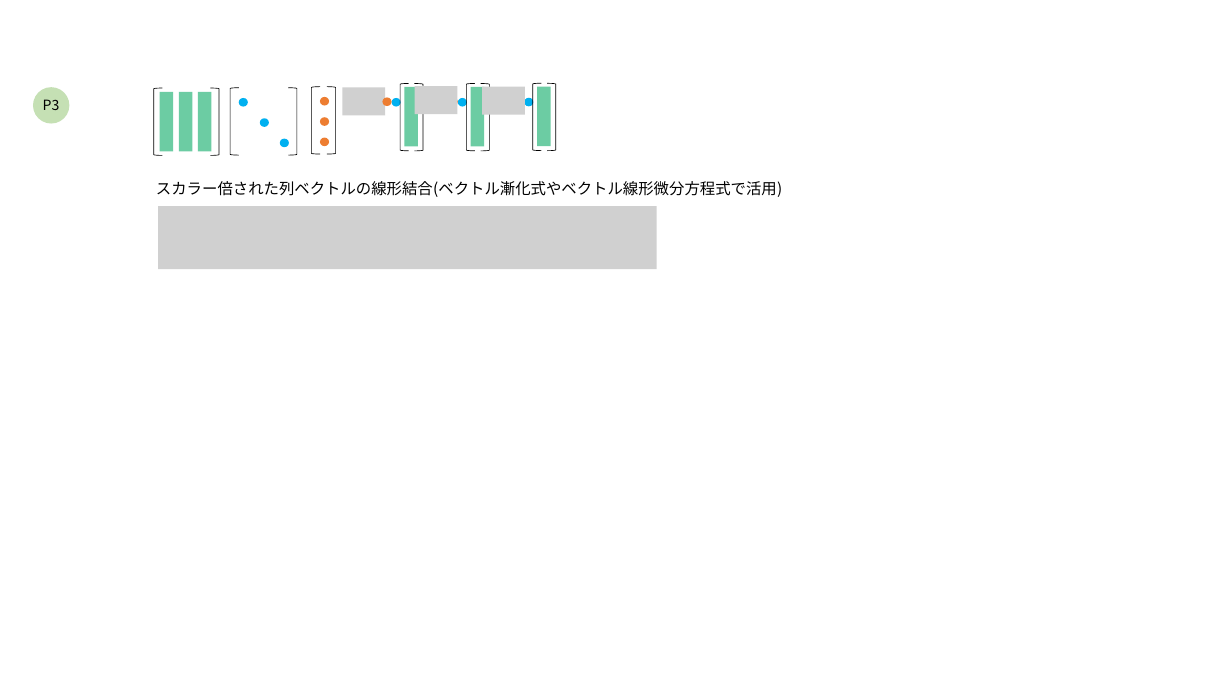
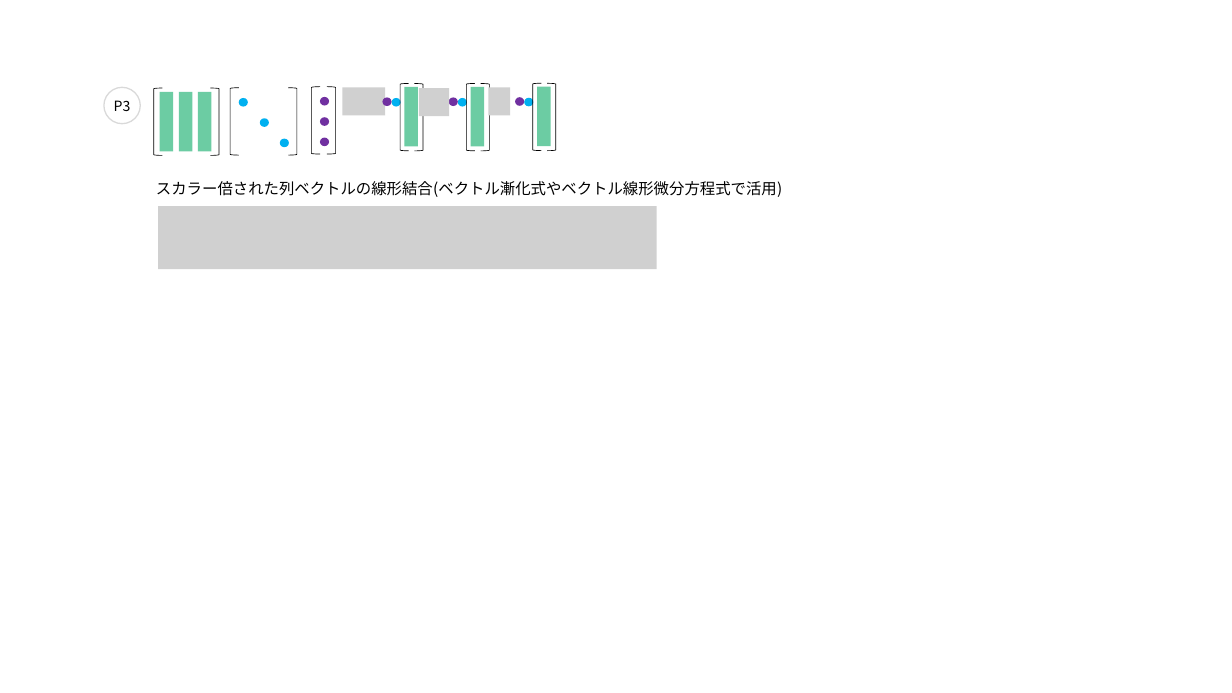
Before and after one commit to kenjihiranabe/The-Art-of-Linear-Algebra, a slide deck: slide 26 of Illustrations-j.pptx (slide 10 before the commit). Drawn at 1232x693 pixels with LibreOffice and Linux fonts; fonts in the diff are those of the drawing; grey boxes stand for pictures. Boxes give left, top, right and bottom in pixels: in the first picture for what was removed or moved away, otherwise in the second. Text is boxed around its words. In the diff, an @@ line names an element or a change of style, - is before the commit and + after.

```diff
--- a/Illustrations-j.pptx
+++ b/Illustrations-j.pptx
@@ ellipse "P3": place and size @@
-ellipse "P3" at (33, 87, 69, 123)
+ellipse "P3" at (104, 88, 140, 124)
@@ ellipse "P3" at (104, 88, 140, 124): fill #C5E0B4 to none; outline none to #D9D9D9 1 pt @@
@@ picture: place and size @@
-picture at (415, 86, 457, 114)
+picture at (419, 88, 449, 116)
@@ picture removed at (482, 87, 525, 115) @@
@@ picture added at (489, 88, 510, 116) @@
@@ fill #ED7D31 to #7030A0 in 6 elements at (320, 97, 329, 105), (320, 117, 329, 126), (320, 138, 329, 146), (383, 97, 392, 105), (449, 97, 458, 105), (515, 97, 524, 105) @@
```
Also in this commit, not shown: 14 other slides changed, 24 slides added, 1 slide removed, 6 other files.
